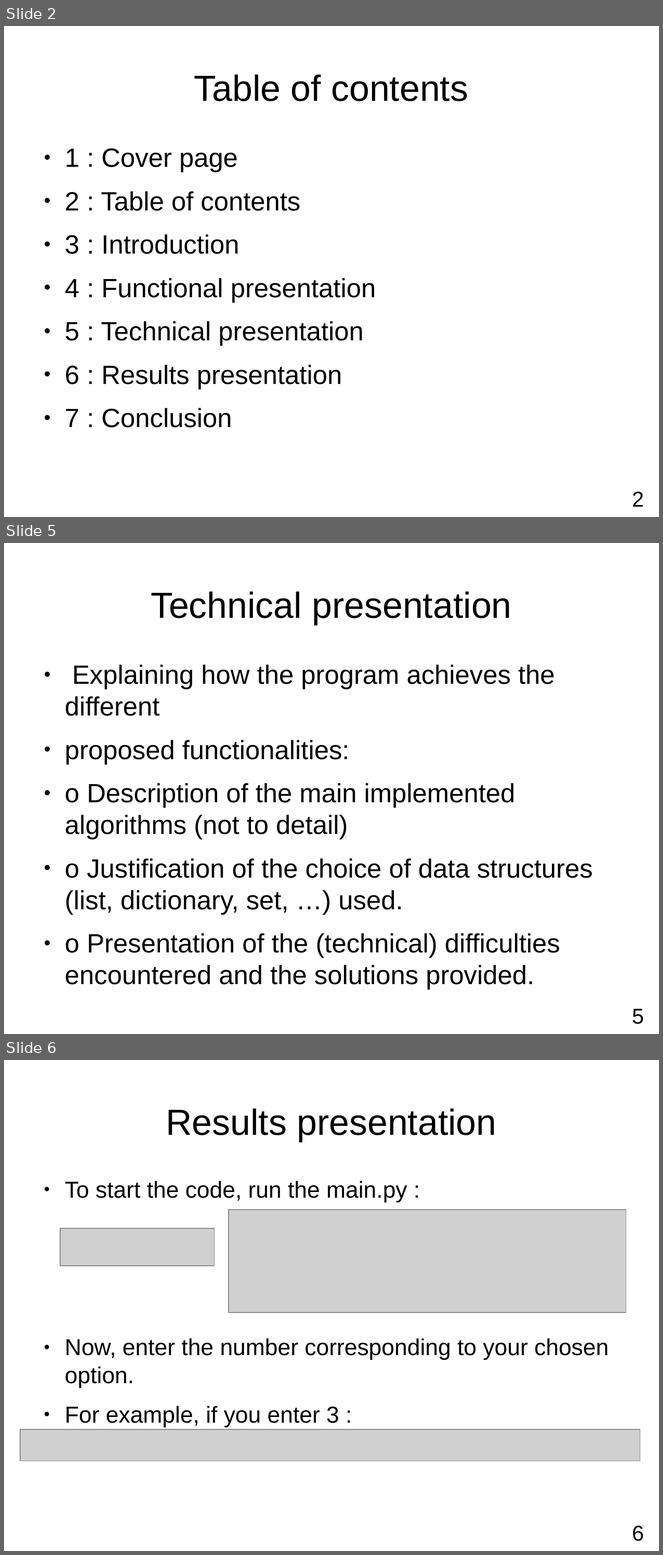
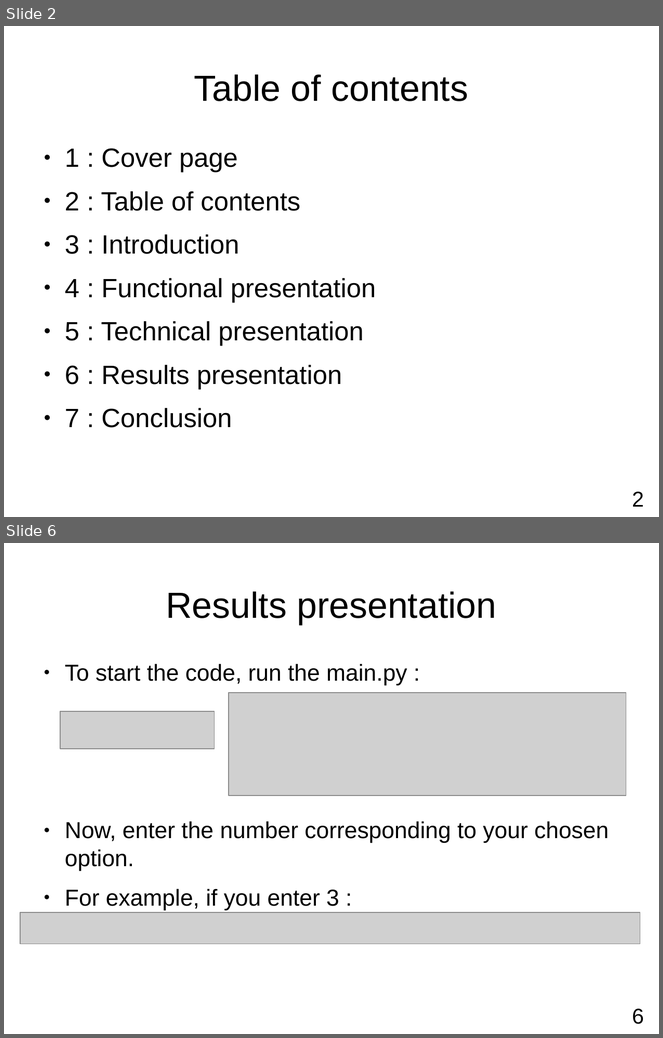
Before and after one commit to Miner205/pychatbot-DONNAT-LEMONT-int1, a slide deck: The report.odp. Shown one above the other, each under a label of ours: slides 2, 5 and 6 before the commit, slides 2 and 6 after it; the slides between them are not shown. The pictures are 663x1555 and 663x1038 pixels, drawn with LibreOffice and Linux fonts; fonts in the diff are those of the drawing; grey boxes stand for pictures. Boxes give left, top, right and bottom in pixels: in the first picture for what was removed or moved away, otherwise in the second. Text is boxed around its words. In the diff, an @@ line names an element or a change of style, - is before the commit and + after.

```diff
--- a/The report.odp
+++ b/The report.odp
@@ slide 5 removed at bbox=[4, 543, 659, 1034], background #FFFFFF @@
@@ title removed at bbox=[151, 591, 512, 625] @@
-Technical presentation
@@ text removed at bbox=[65, 665, 593, 990] @@
-● Explaining how the program achieves the different
-● proposed functionalities:
-● o Description of the main implemented algorithms (not to detail)
-● o Justification of the choice of data structures (list, dictionary, set, …) used.
-● o Presentation of the (technical) difficulties encountered and the solutions provided.
@@ text removed at bbox=[632, 1009, 644, 1025] @@
-5
```
Also in this commit, not shown: 3 slides changed, 2 slides added, 1 other slide removed, 2 other files.
